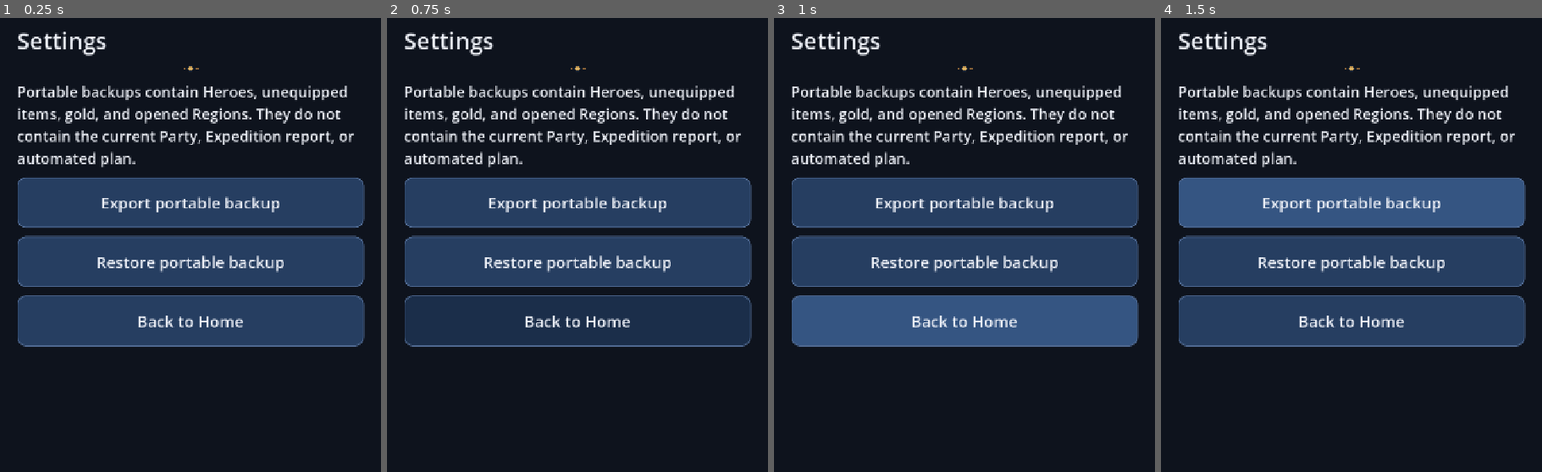
Above: before the commit, frames 1-4 (left to right).
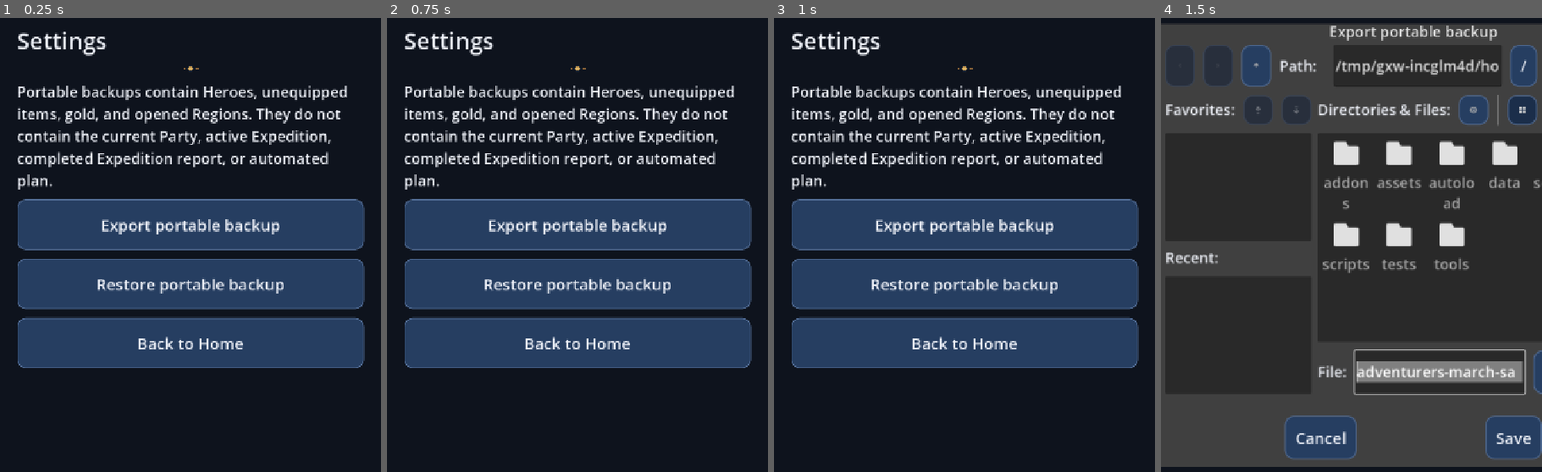
Above: after the commit, the same moments.

Repository: pompomon/godot-apk
Game: Godot game, scene res://scenes/ui/settings/settings_screen.tscn
The game is run twice, just before and just after one commit, with the same random seed, the same clock (stepped at 60 frames per second) and the same inputs. This scene is started directly instead of the project's main scene.
Inputs (mouse positions are in pixels of both pictures, inside the frame that each line leads up to):
- Up to frame 1 (0.25 s): no input
- Up to frame 2 (0.75 s): tap Enter at 0.5 s; move the mouse to (661, 313) at 0.52 s; hold Shift from 0.53 s (still down); click (661, 313) at 0.67 s
- Up to frame 3 (1 s): keep holding Shift
- Up to frame 4 (1.5 s): release Shift at 1.25 s; click "Export portable backup" at 1.25 s

The runs differ from the first frame. In frame 1, 21% of the frame differs, in the area x 4-96%, y 24-78%; in frame 2, 21%; in frame 3, 28%; in frame 4, 96%, in the area x 0-100%, y 1-99%.

Commit message:
Address portable backup review feedback
Co-authored-by: pompomon <2802155+pompomon@users.noreply.github.com>

Diff:
--- a/autoload/SaveManager.gd
+++ b/autoload/SaveManager.gd
@@ -653,7 +653,10 @@
 		return false
 	var selected := ProjectSettings.globalize_path(path).simplify_path()
 	var primary := ProjectSettings.globalize_path(get_save_path()).simplify_path()
-	return selected in [primary, primary + ".bak", primary + ".tmp", primary + ".bak.tmp"]
+	for protected_path in [primary, primary + ".bak", primary + ".tmp", primary + ".bak.tmp"]:
+		if selected.nocasecmp_to(protected_path) == 0:
+			return true
+	return false
 
 
 func _write_external_document(path: String, text: String) -> bool:
--- a/scenes/ui/settings/settings_screen.gd
+++ b/scenes/ui/settings/settings_screen.gd
@@ -20,7 +20,8 @@
 	HeroUI.add_section_divider(content)
 	var help := HeroUI.label(
 		"Portable backups contain Heroes, unequipped items, gold, and opened Regions. "
-		+ "They do not contain the current Party, Expedition report, or automated plan.")
+		+ "They do not contain the current Party, active Expedition, completed Expedition "
+		+ "report, or automated plan.")
 	help.name = "PortableSaveHelp"
 	content.add_child(help)
 	var export_button := HeroUI.button("Export portable backup")
@@ -52,9 +53,11 @@
 	_replace_dialog.name = "ReplaceDialog"
 	_replace_dialog.title = "Replace Company?"
 	_replace_dialog.dialog_text = (
-		"Restoring replaces this Company. The current Party, Expedition report, "
-		+ "and automated plan will be discarded. This cannot be merged.")
+		"Restoring replaces this Company. The current Party, active Expedition, completed "
+		+ "Expedition report, and automated plan will be discarded. This cannot be merged.")
 	_replace_dialog.ok_button_text = "Replace Company"
+	_replace_dialog.get_ok_button().custom_minimum_size.y = 96
+	_replace_dialog.get_cancel_button().custom_minimum_size.y = 96
 	_replace_dialog.confirmed.connect(_confirm_import)
 	_replace_dialog.canceled.connect(_cancel_import)
 	add_child(_replace_dialog)
--- a/tests/test_external_save.gd
+++ b/tests/test_external_save.gd
@@ -395,6 +395,8 @@
 			SaveManager.get_save_path(), SaveManager.get_save_path() + ".bak",
 			SaveManager.get_save_path() + ".tmp",
 			SaveManager.get_save_path() + ".bak.tmp",
+			SaveManager.get_save_path().get_base_dir().path_join(
+				SaveManager.get_save_path().get_file().to_upper()),
 	]:
 		SaveManager.export_external_save(path)
 		assert_false(SaveManager.last_success)
@@ -406,3 +408,4 @@
 	SaveManager.export_external_save(destination)
 	assert_false(SaveManager.last_success)
 	assert_eq(_read_text(destination), "old portable data")
+	assert_eq(DirAccess.remove_absolute(destination + ".tmp"), OK)
--- a/tests/test_external_save_ui.gd
+++ b/tests/test_external_save_ui.gd
@@ -71,6 +71,9 @@
 	assert_true(export_dialog.use_native_dialog)
 	assert_true(import_dialog.use_native_dialog)
 	assert_eq(export_dialog.filters, PackedStringArray(["*.json ; JSON save files"]))
+	var confirmation := _node("ReplaceDialog") as ConfirmationDialog
+	assert_gte(confirmation.get_ok_button().get_combined_minimum_size().y, 96.0)
+	assert_gte(confirmation.get_cancel_button().get_combined_minimum_size().y, 96.0)
 	_node("BackButton").pressed.emit()
 	await get_tree().process_frame
 	assert_eq(_screen().scene_file_path, HOME)
@@ -105,6 +108,10 @@
 	var confirmation := _node("ReplaceDialog") as ConfirmationDialog
 	assert_true(confirmation.visible)
 	assert_string_contains(confirmation.dialog_text, "replaces")
+	assert_string_contains(confirmation.dialog_text, "active Expedition")
+	assert_string_contains(confirmation.dialog_text, "completed Expedition report")
+	assert_string_contains(_node("PortableSaveHelp").text, "active Expedition")
+	assert_string_contains(_node("PortableSaveHelp").text, "completed Expedition report")
 	assert_eq(GameState.gold, 222)
 	_screen().call("cancel_draft")
 	assert_false(confirmation.visible)
